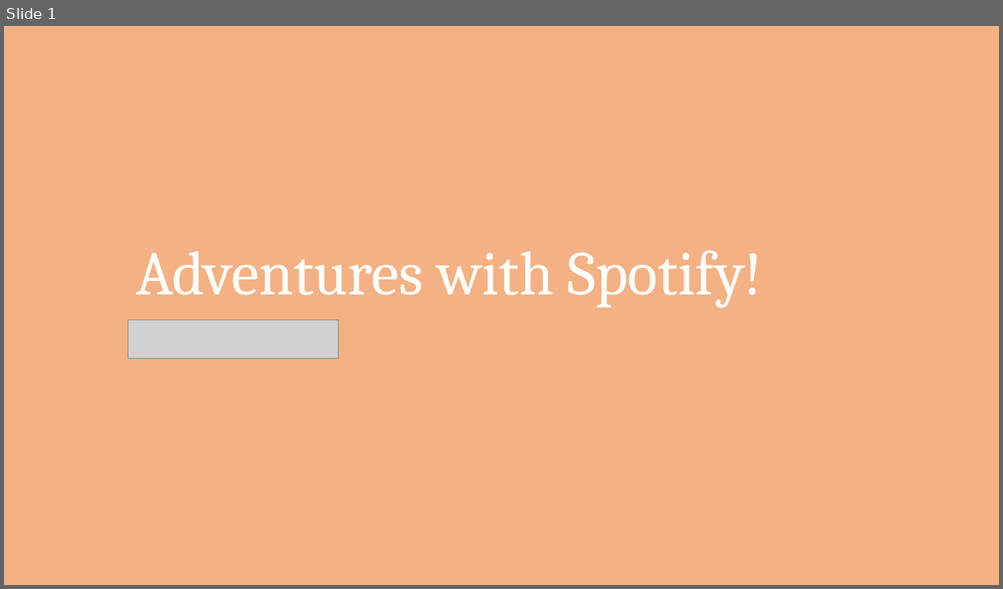
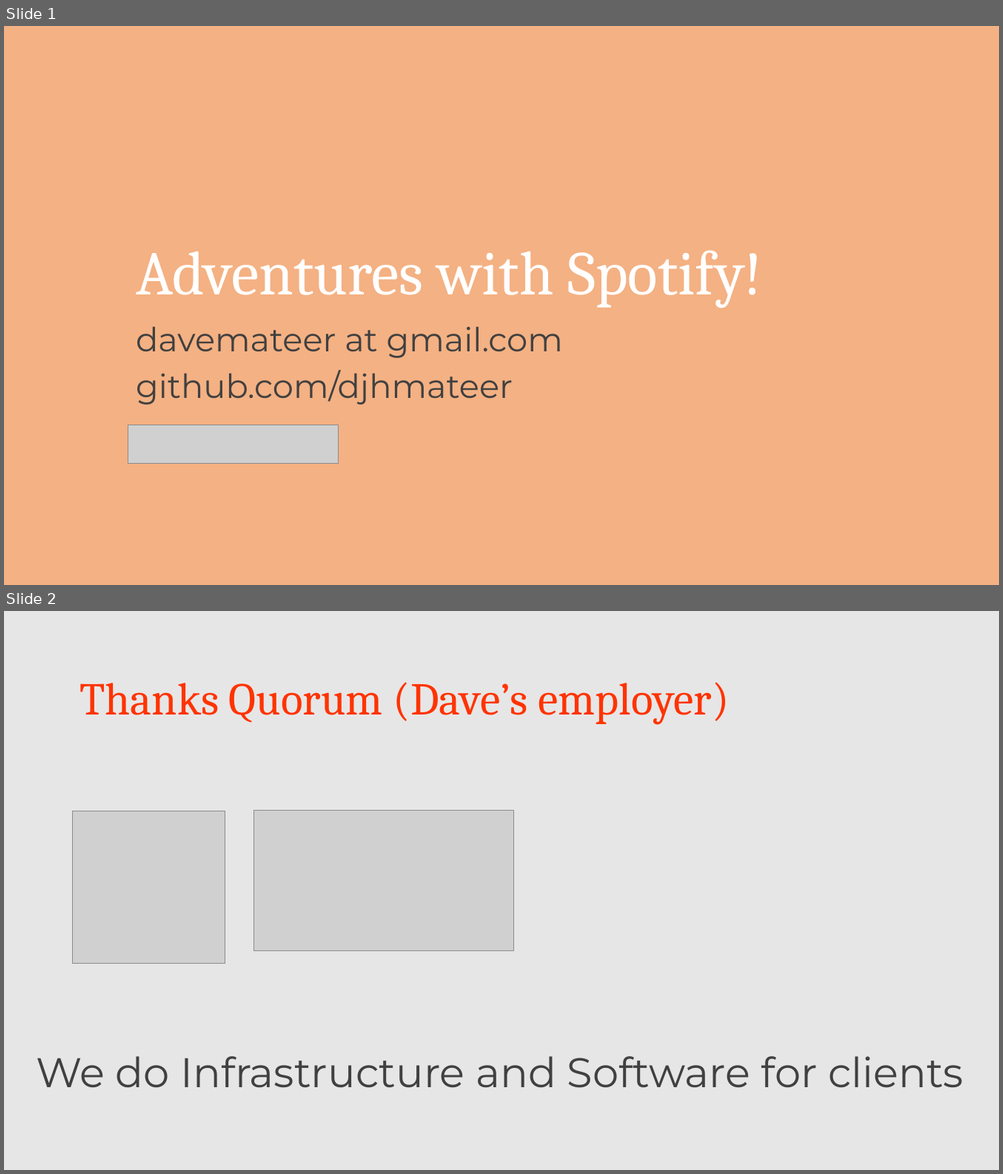
Before and after one commit to djhmateer/davesmusic, a slide deck: Documents/DavesTopMusic.pptx. Shown one above the other, each under a label of ours: slide 1 before the commit, slides 1 and 2 after it. The pictures are 1003x589 and 1003x1174 pixels, drawn with LibreOffice and Linux fonts; fonts in the diff are those of the drawing; grey boxes stand for pictures. Boxes give left, top, right and bottom in pixels: in the first picture for what was removed or moved away, otherwise in the second. Text is boxed around its words. In the diff, an @@ line names an element or a change of style, - is before the commit and + after.

```diff
--- a/Documents/DavesTopMusic.pptx
+++ b/Documents/DavesTopMusic.pptx
@@ slide 2 added at bbox=[4, 611, 999, 1170], background #E7E6E6 @@
@@ title added at bbox=[79, 682, 729, 725], 44 pt, text #FF3300 @@
+Thanks Quorum (Dave’s employer)
@@ picture added at bbox=[73, 811, 225, 964] @@
@@ picture added at bbox=[254, 811, 514, 951] @@
@@ text added at bbox=[36, 1056, 963, 1088], 40 pt, text #404040 @@
+We do Infrastructure and Software for clients
@@ slide 1 changed as well @@
@@ subtitle added at bbox=[136, 326, 563, 405], 32 pt, text #404040 @@
+davemateer at gmail.com
+github.com/djhmateer
@@ picture: place and size @@
-picture at bbox=[128, 320, 338, 359]
+picture at bbox=[128, 425, 338, 464]
```
Also in this commit, not shown: 1 other slide changed, 9 other slides added, 4 slides removed, 2 other files.
